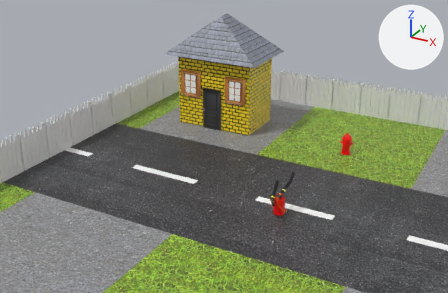
Two versions of the glTF model models/brizgalna/brizgalna.gltf, one commit apart.
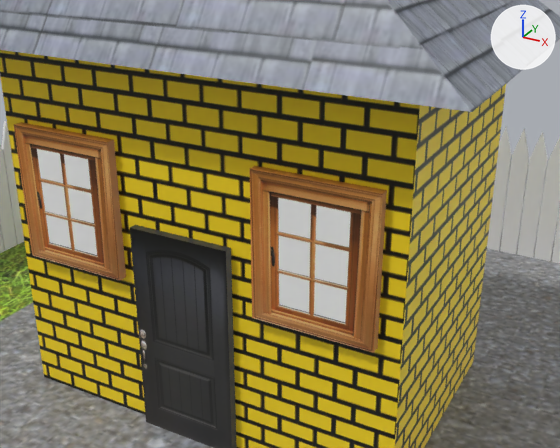
Each version appears first from a 50 mm camera at (38.3, -97.7, 61.2) aimed at (-30.4, 27.2, -1.3), and next in a close-up from a 50 mm camera at (-18.2, 8.0, 25.3) aimed at (-32.1, 33.2, 12.6). The lights are fixed; the arrows at upper right show +X, +Y and +Z. Where no turn or scale is listed for an object, it has been applied to the vertices.

Script lines for the objects in view, before the commit:
```python
me_cube_005 = bpy.data.meshes.new('Cube.005')
me_cube_005.from_pydata(...)  # 6400 vertices, 9984 faces; spans x -64.2..64.2, y -64.4..64.4, z -5.4..4.3
me_cube_005.materials.append(mat_fence)  # its picture is missing
me_cube_009 = bpy.data.meshes.new('Cube.009')
me_cube_009.from_pydata(...)  # a box spanning x -2.84..2.84, y -0.36..0.36, z -3.43..3.43
me_cube_009.materials.append(mat_bigwindowmaterial_001)  # picture img_bigwindow
me_plane_001 = bpy.data.meshes.new('Plane.001')
me_plane_001.from_pydata(...)  # 4 vertices, 2 faces; spans x -66.3..66.3, y -66.3..66.3, z 0.0
me_plane_001.materials.append(mat_material)  # picture img_grass
ob_bigwindow_001 = bpy.data.objects.new('BigWindow.001', me_cube_009)
ob_bigwindow_001.location = (-30.58, 33.46, 11.4)
ob_fence = bpy.data.objects.new('Fence', me_cube_005)
ob_fence.location = (1.41, -1.5, 5.27)
ob_grass = bpy.data.objects.new('Grass', me_plane_001)
ob_grass.location = (0.0, 0.0, 0.0)
# also in view: 'Roof' at (-37.3, 39.9, 23.7); 'House' at (-37.0, 40.0, 10.0); 'BigWindow' at (-43.5, 33.4, 11.4); 'Doors' at (-37.3, 33.5, 5.4)
```
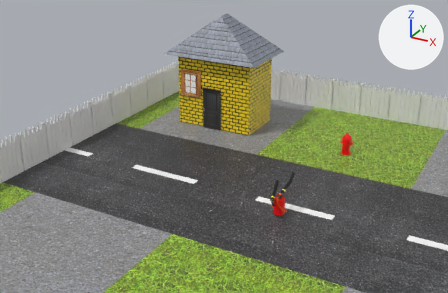
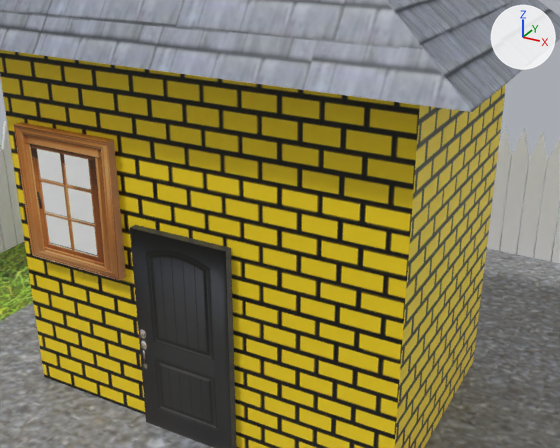
Location of each change, (x1, y1, x2, y2) in pixels of the close-ups (560 x 448 px):
'BigWindow.001', deleted: before (250, 166, 387, 353)

The edits, one by one:
Object 'BigWindow.001' (ob_bigwindow_001) is deleted.
